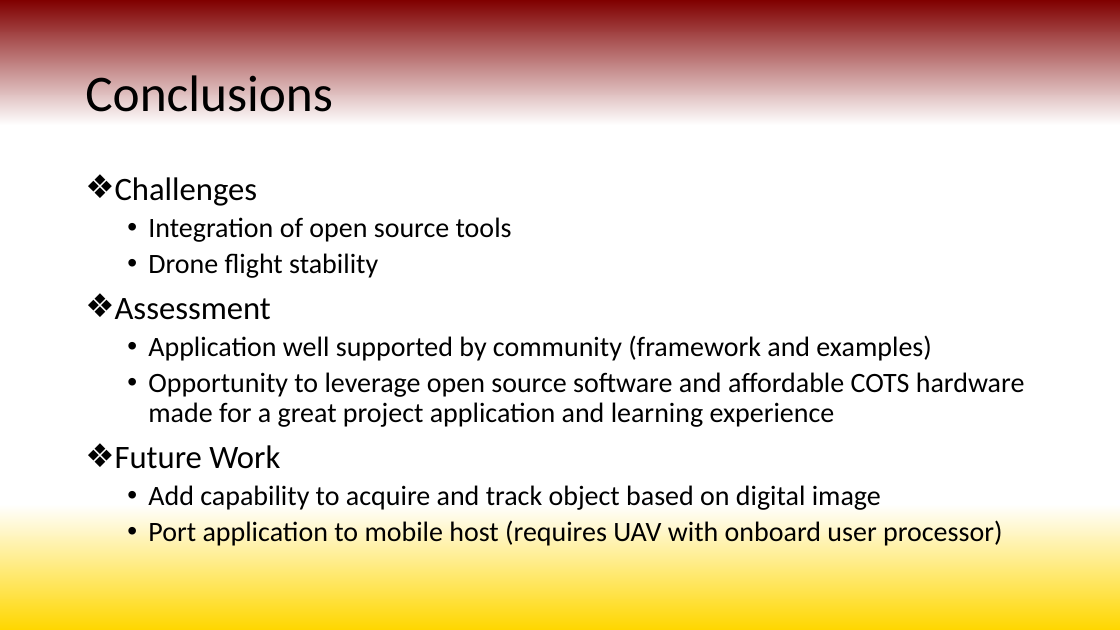
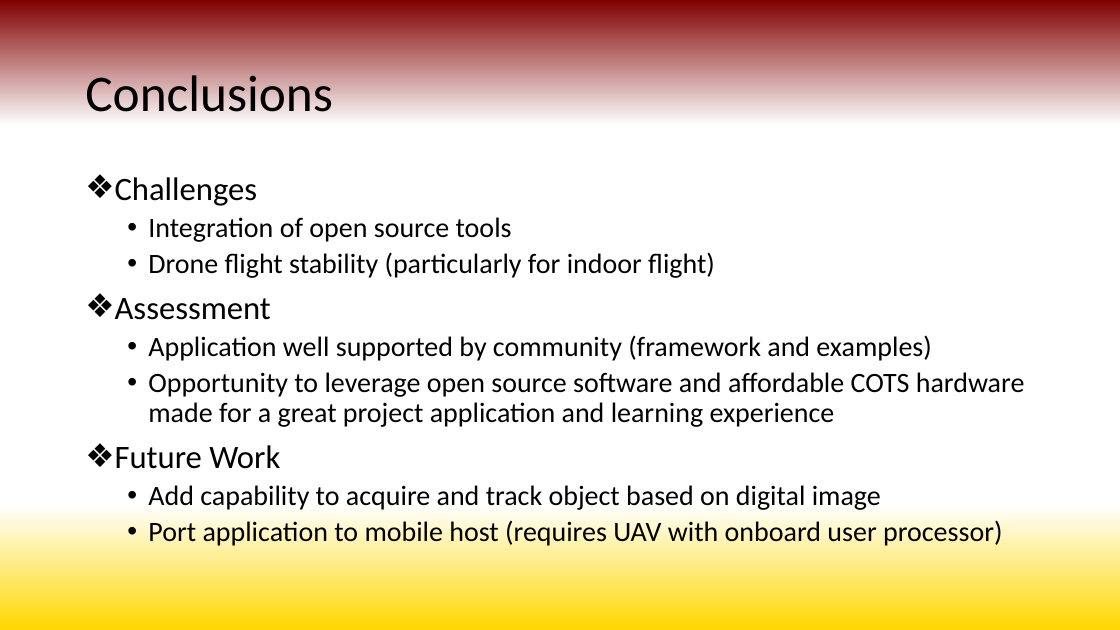
Before and after one commit to Eric0870/CSCI_5551_Proj, a slide deck: slide 4 of Deliverables/04 - Presentation - CSC 5551 - John Erickson.pptx. Drawn at 1120x630 pixels with LibreOffice and Linux fonts; fonts in the diff are those of the drawing. Boxes give left, top, right and bottom in pixels: in the first picture for what was removed or moved away, otherwise in the second. Text is boxed around its words. In the diff, an @@ line names an element or a change of style, - is before the commit and + after.

```diff
--- a/Deliverables/04 - Presentation - CSC 5551 - John Erickson.pptx
+++ b/Deliverables/04 - Presentation - CSC 5551 - John Erickson.pptx
@@ text at (148, 252, 715, 278): text changed @@
-  • Drone flight stability
+  • Drone flight stability (particularly for indoor flight)
```
Also in this commit, not shown: 3 other files.
